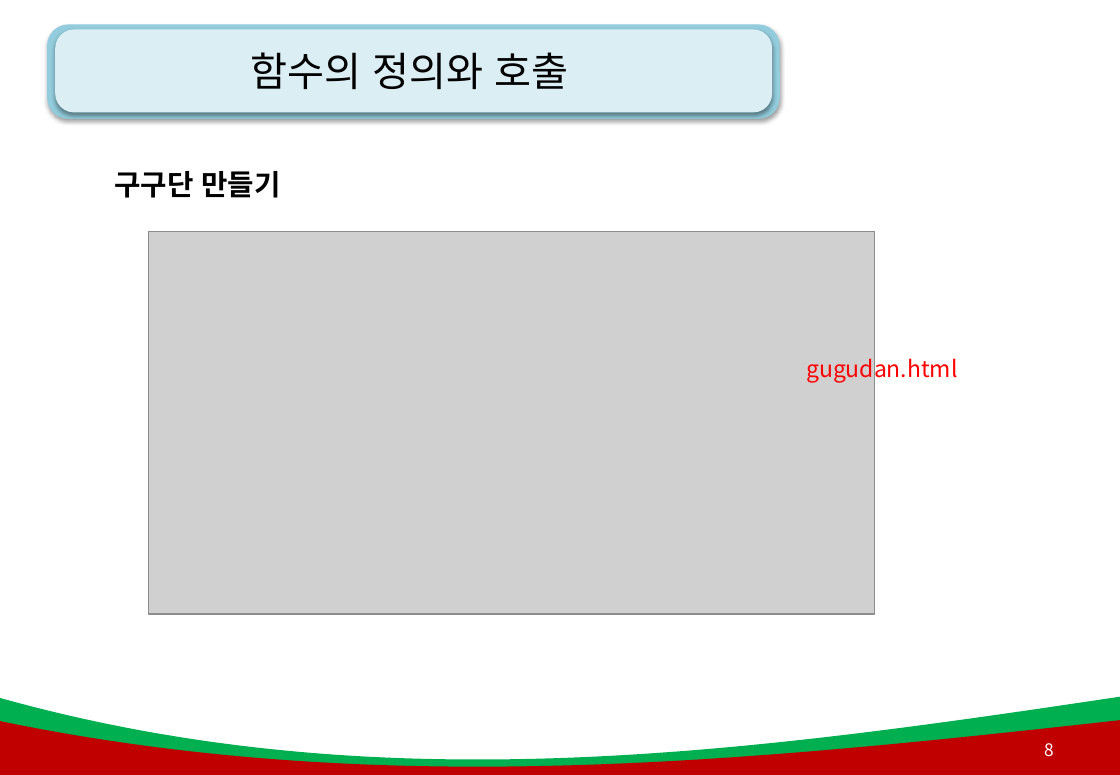
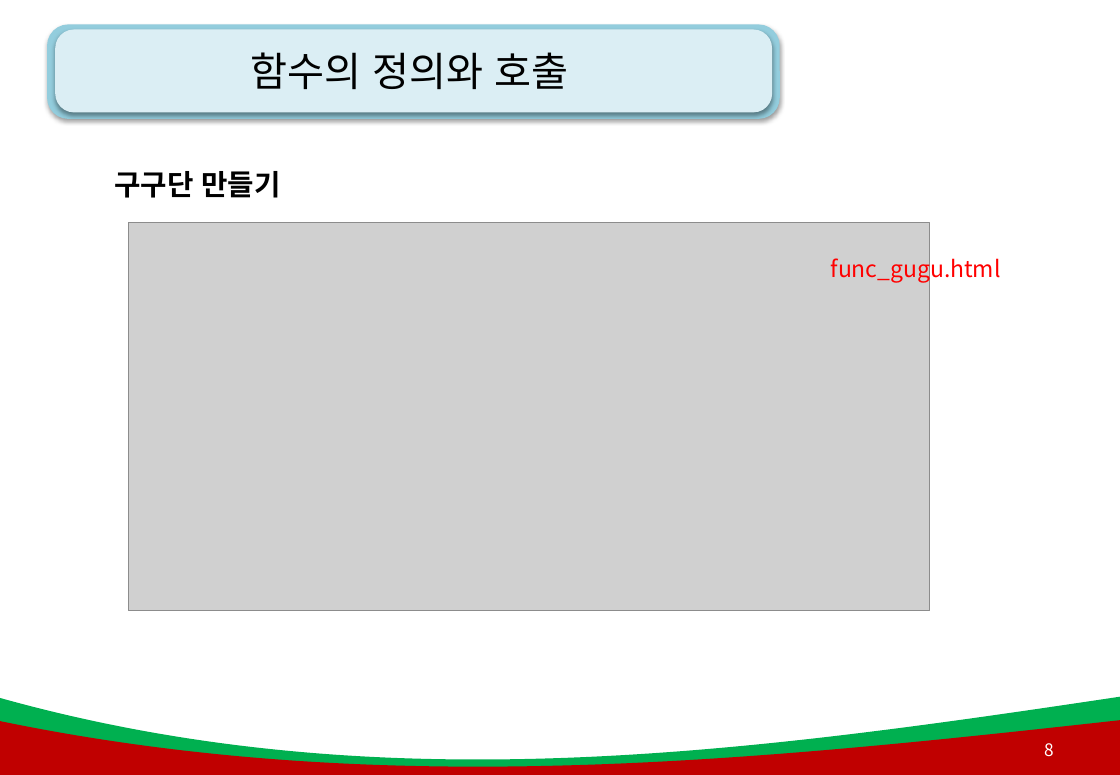
Before and after one commit to kiyongee2/green_project_web, a slide deck: slide 8 of js_ppt/4강. js_함수(메서드).pptx. Drawn at 1120x775 pixels with LibreOffice and Linux fonts; fonts in the diff are those of the drawing; grey boxes stand for pictures; background and template pictures are left out. Boxes give left, top, right and bottom in pixels: in the first picture for what was removed or moved away, otherwise in the second. Text is boxed around its words. In the diff, an @@ line names an element or a change of style, - is before the commit and + after.

```diff
--- a/js_ppt/4강. js_함수(메서드).pptx
+++ b/js_ppt/4강. js_함수(메서드).pptx
@@ picture: place and size @@
-picture at (149,232,876,614)
+picture at (128,222,930,611)
@@ text at (831,254,1001,283): text changed @@
-gugudan.html
+func_gugu.html
```
Also in this commit, not shown: 2 other slides changed, 2 slides added, 37 other files.
